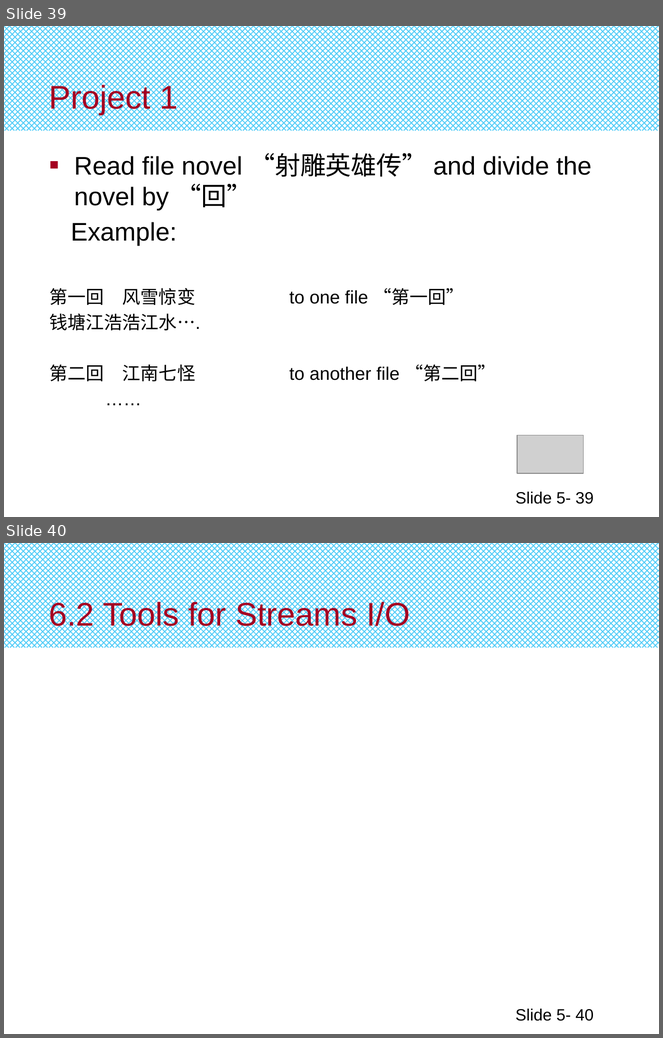
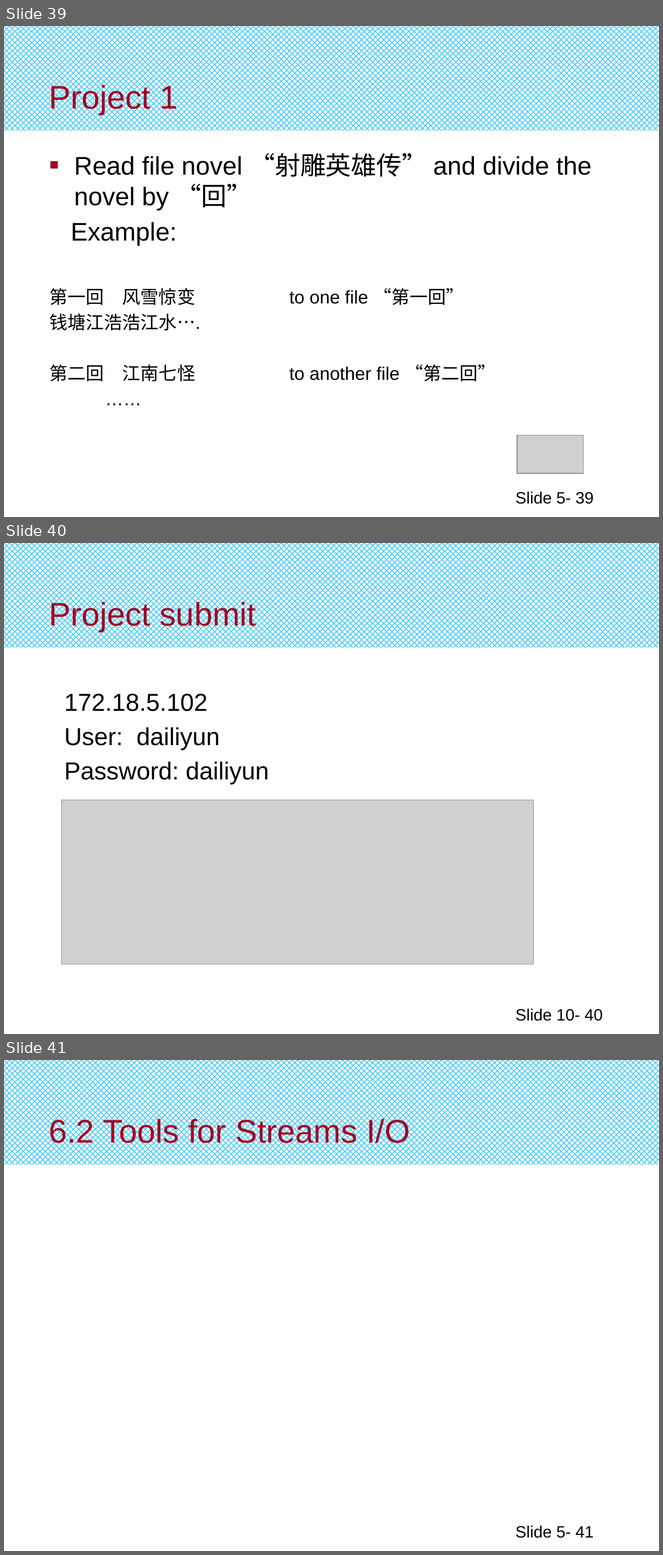
Before and after one commit to djuanbei/CPLUSPLUS, a slide deck: ppt/Chapter 6.pptx. Shown one above the other, each under a label of ours: slides 39 and 40 before the commit, slides 39, 40 and 41 after it. The pictures are 663x1038 and 663x1555 pixels, drawn with LibreOffice and Linux fonts; fonts in the diff are those of the drawing; grey boxes stand for pictures. Boxes give left, top, right and bottom in pixels: in the first picture for what was removed or moved away, otherwise in the second. Text is boxed around its words. In the diff, an @@ line names an element or a change of style, - is before the commit and + after.

```diff
--- a/ppt/Chapter 6.pptx
+++ b/ppt/Chapter 6.pptx
@@ slide 40 added at (4,543,659,1034), background #FFFFFF; not listed: 1 template element that a slide beside it also shows @@
@@ title added at (49,600,256,632), 36 pt, text #A50021 @@
+Project submit
@@ text added at (64,694,269,785), 27 pt, text #000000 @@
+172.18.5.102
+User: dailiyun
+Password: dailiyun
@@ picture added at (62,800,534,964) @@
@@ page number added at (516,1009,603,1021), 18 pt, text #000000 @@
+Slide 10- 40
@@ what was slide 40 is now slide 41 @@
@@ page number at (516,1526,594,1538): text changed @@
-Slide 5- 40
+Slide 5- 41
```
Also in this commit, not shown: 3 other files.
